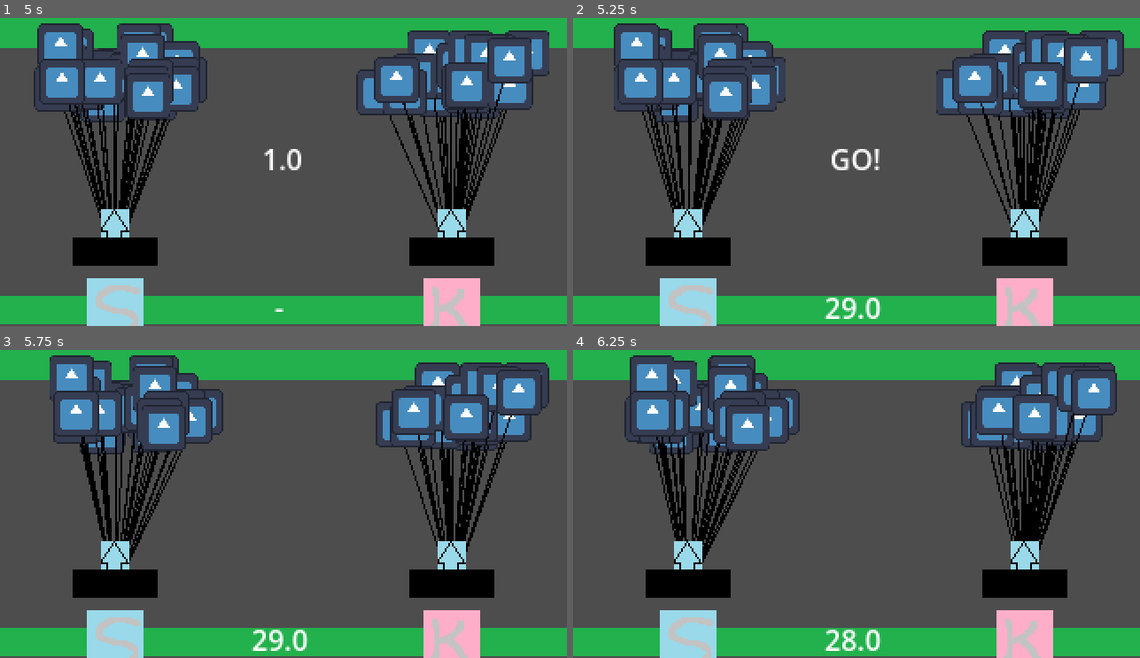
Above: before the commit, frames 1-4 (two rows, left to right).
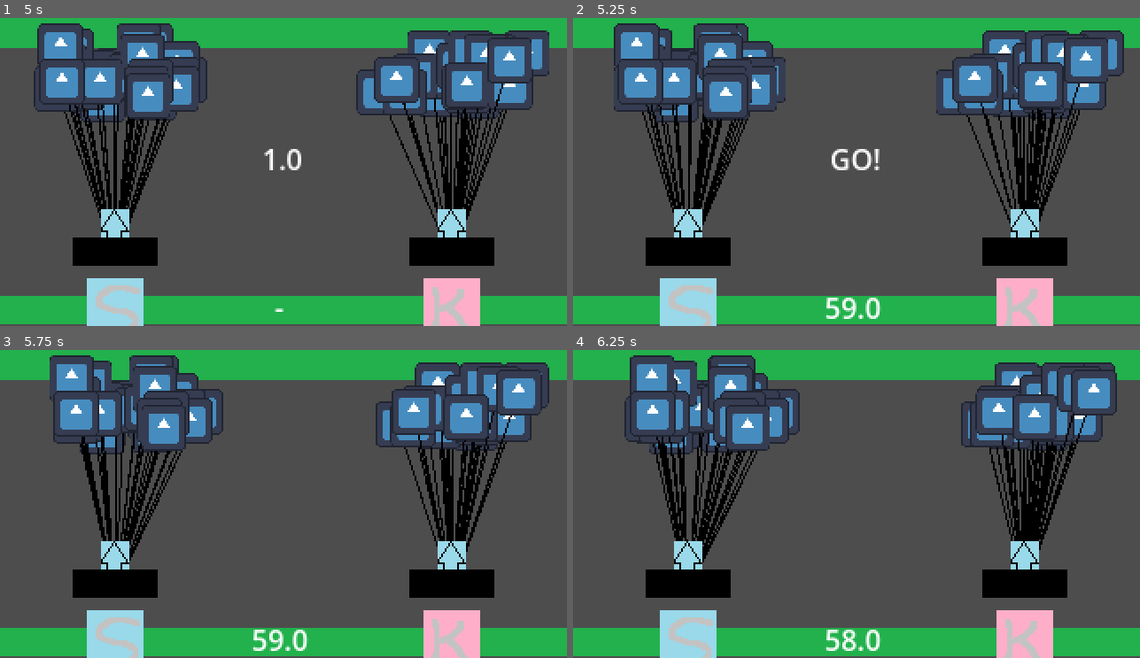
Above: after the commit, the same moments.

Repository: kevinesaa/balloons-wars
Game: Godot game, scene res://levels/level.tscn
Two runs of this game, one before a commit and one after it. Both use one fixed random seed, a clock stepped at 60 frames per second and the inputs below. The engine's default icon, where the game draws it, is replaced by a stand-in: a white triangle on a blue panel in a dark square.
Inputs:
- Up to frame 1 (5 s): tap one key every 0.75 s from 0.6 s: S (player_one) K (player_two) Space (start_game) S (player_one) K (player_two) Space (start_game)
- Up to frame 2 (5.25 s): tap S (player_one) at 5.1 s
- Up to frame 3 (5.75 s): no input
- Up to frame 4 (6.25 s): tap K (player_two) at 5.85 s

Frame 1 is identical in both runs. In frame 2, 0.1% of the frame differs, in the area x 44-48%, y 90-98%; in frame 3, 0.1%; in frame 4, 0.1%.

Commit message:
add music

Diff:
--- a/levels/level.tscn
+++ b/levels/level.tscn
@@ -1,10 +1,11 @@
-[gd_scene load_steps=10 format=3 uid="uid://c3ddmni6dpr30"]
+[gd_scene load_steps=11 format=3 uid="uid://c3ddmni6dpr30"]
 
 [ext_resource type="Script" uid="uid://lrqiv0orm7ym" path="res://scripts/input_manager.gd" id="1_eg28h"]
 [ext_resource type="Script" uid="uid://dsk5fnvixn35f" path="res://scripts/gameplayManager.gd" id="1_gjl0y"]
 [ext_resource type="Texture2D" uid="uid://vp0gaqd3plfl" path="res://sprites/ground.png" id="1_mmh4m"]
 [ext_resource type="Script" uid="uid://brj51lhlm4jec" path="res://scripts/startGameTimerListener.gd" id="2_cwqvt"]
 [ext_resource type="Script" uid="uid://c1avbayhqv720" path="res://scripts/cameraFollow.gd" id="2_d5x7l"]
+[ext_resource type="AudioStream" uid="uid://7cgmqrfannr2" path="res://music/balloon-incoming.mp3" id="2_rtcij"]
 [ext_resource type="Script" uid="uid://dajjc74u20g0n" path="res://scripts/game_play_timer.gd" id="4_5mrsh"]
 [ext_resource type="PackedScene" uid="uid://bd5g1kc2umaeo" path="res://entities/player.tscn" id="7_d5x7l"]
 [ext_resource type="Script" uid="uid://738ux40savlu" path="res://scripts/keypressSprite.gd" id="7_vnv7o"]
@@ -14,6 +15,13 @@
 
 [node name="level" type="Node2D"]
 script = ExtResource("1_gjl0y")
+
+[node name="RichTextLabel" type="RichTextLabel" parent="."]
+offset_right = 40.0
+offset_bottom = 40.0
+
+[node name="AudioStreamPlayer" type="AudioStreamPlayer" parent="."]
+stream = ExtResource("2_rtcij")
 
 [node name="Camera2D" type="Camera2D" parent="."]
 position = Vector2(160, 91)
@@ -57,7 +65,7 @@
 vertical_alignment = 1
 
 [node name="gamePlayTimer" type="Timer" parent="."]
-wait_time = 30.0
+wait_time = 60.0
 one_shot = true
 script = ExtResource("4_5mrsh")
 
@@ -100,6 +108,7 @@
 [connection signal="playerTwoPress" from="inputManager" to="." method="onPlayerTwoPressButtonLister"]
 [connection signal="playerTwoPress" from="inputManager" to="playerTwoKeySprite2D" method="onButtonPreesListener"]
 [connection signal="startGamePress" from="inputManager" to="startGameTimerListener" method="onStartPressButton"]
+[connection signal="timeout" from="startGameTimer" to="." method="onTimmerGoFinish"]
 [connection signal="timeout" from="startGameTimer" to="inputManager" method="onGameTimerFinish"]
 [connection signal="timeout" from="startGameTimer" to="gamePlayTimer" method="onInitGamePlay"]
 [connection signal="timeout" from="gamePlayTimer" to="." method="onGameFinish"]
--- a/scripts/gameplayManager.gd
+++ b/scripts/gameplayManager.gd
@@ -12,16 +12,20 @@
 @onready var player_one: Player = $PlayerOne
 @onready var player_two: Player = $PlayerTwo
 @onready var camera_2d: CameraFollow = $Camera2D
+@onready var audio_stream_player: AudioStreamPlayer = $AudioStreamPlayer
+
 
 func _ready() -> void:
 	pass
+
+
+func onTimmerGoFinish():
+	audio_stream_player.play(3.6)
 
 func onPlayerOnePressButtonLister(isPress:bool):
 
 	if(isPress):
 		playerOneRecord = playerOneRecord + 1
-
-
 
 func onPlayerTwoPressButtonLister(isPress:bool):
 
@@ -29,6 +33,9 @@
 		playerTwoRecord = playerTwoRecord + 1
 
 func onGameFinish():
+
+	audio_stream_player.stop()
+
 	player_one.myName ="jugador 1"
 	player_one.speed = speed
 	player_one.moving = true
Not shown, added: music/balloon-incoming.mp3.import
Not shown, added: music/balloon-incoming.mp3
